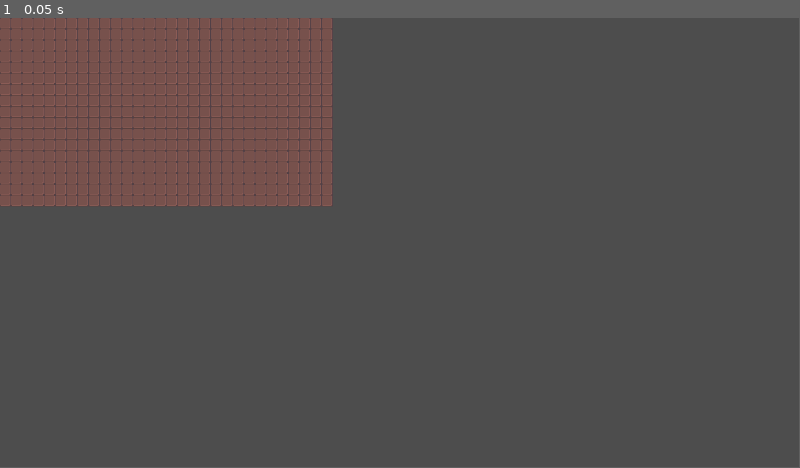
Above: before the commit, frame 1.
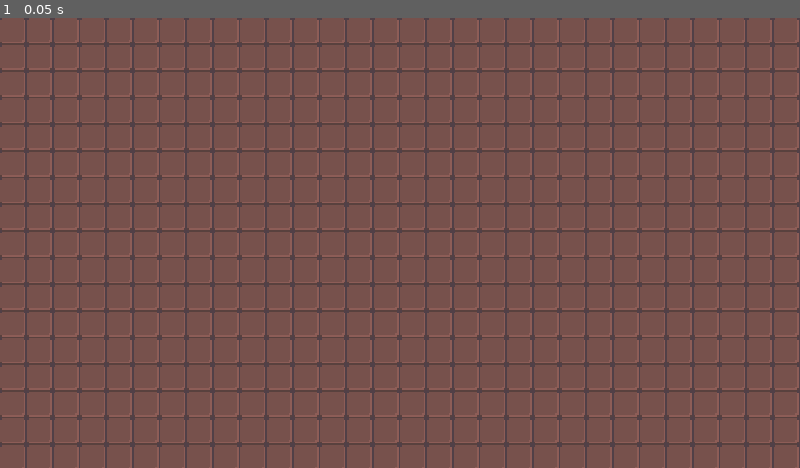
Above: after the commit, the same moment.

Repository: thecjharries/godot-roguelike-tutorial
Game: Godot game, scene res://game.tscn
The game is run twice, just before and just after one commit, with the same random seed, the same clock (stepped at 60 frames per second) and the same inputs. Before the commit the project has no main scene; this scene is started directly in both runs.
Inputs:
- Up to frame 1 (0.05 s): no input
The window is 799x449 before the commit and 800x450 after it. Grey fills any space a smaller window leaves; there, only what the larger window draws over its background counts as a difference.

The runs differ from the first frame. In frame 1, 75% of the frame differs, in the area x 0-100%, y 0-100%.

Commit message:
Update project config

Diff:
--- a/project.godot
+++ b/project.godot
@@ -11,8 +11,17 @@
 [application]
 
 config/name="Godot-roguelike-tutorial"
+run/main_scene="res://game.tscn"
 config/features=PackedStringArray("4.2", "GL Compatibility")
 config/icon="res://icon.svg"
+
+[display]
+
+window/size/viewport_width=480
+window/size/viewport_height=270
+window/size/window_width_override=1280
+window/size/window_height_override=720
+window/stretch/mode="viewport"
 
 [rendering]
 
